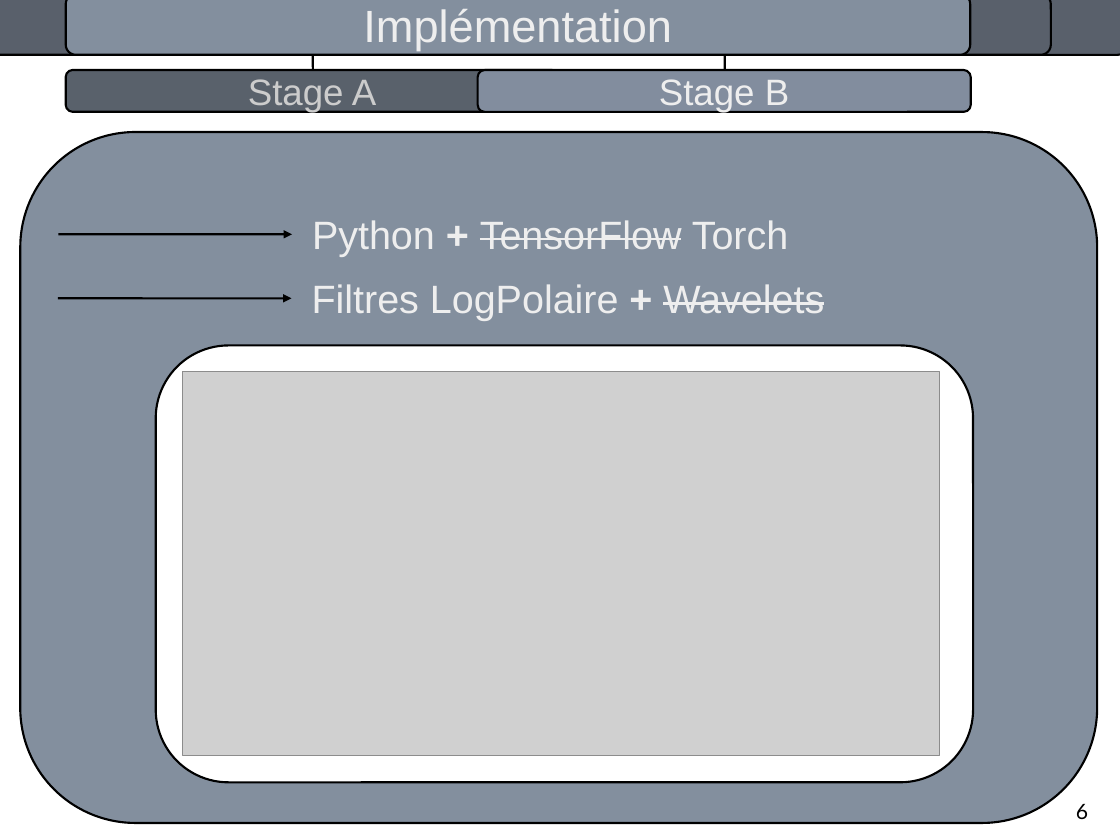
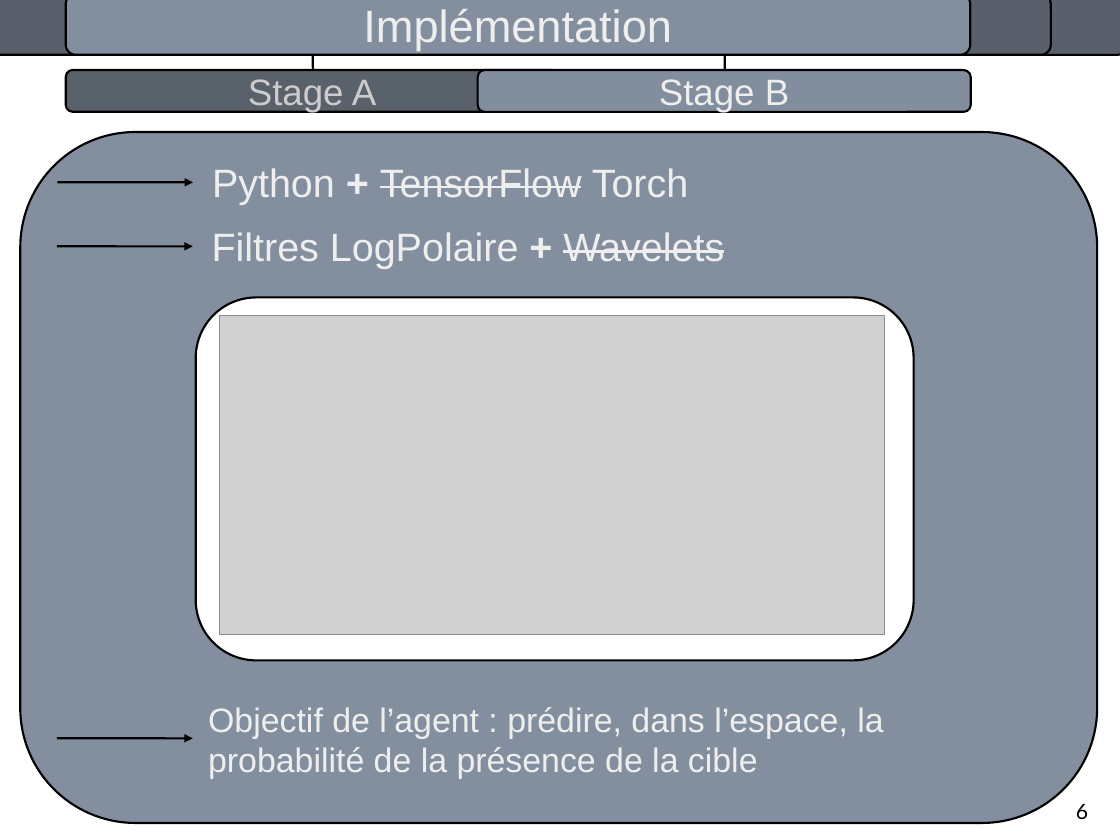
Before and after one commit to pierrealbiges/ActiveVision, a slide deck: slide 10 of LabBooks/Pres_orale.odp. Drawn at 1120x840 pixels with LibreOffice and Linux fonts; fonts in the diff are those of the drawing; grey boxes stand for pictures. Boxes give left, top, right and bottom in pixels: in the first picture for what was removed or moved away, otherwise in the second. Text is boxed around its words. In the diff, an @@ line names an element or a change of style, - is before the commit and + after.

```diff
--- a/LabBooks/Pres_orale.odp
+++ b/LabBooks/Pres_orale.odp
@@ text "Python + TensorFlow Torch": place and size @@
-text "Python + TensorFlow Torch" at box(312, 220, 788, 257)
+text "Python + TensorFlow Torch" at box(212, 168, 688, 205)
@@ arrow moved from (58, 235) - (292, 235) to (57, 182) - (193, 182) @@
@@ text "Filtres LogPolaire + Wavelets": place and size @@
-text "Filtres LogPolaire + Wavelets" at box(312, 284, 824, 321)
+text "Filtres LogPolaire + Wavelets" at box(212, 232, 724, 269)
@@ arrow moved from (58, 299) - (292, 299) to (57, 246) - (193, 246) @@
@@ rounded rectangle: place and size @@
-rounded rectangle at box(155, 346, 974, 783)
+rounded rectangle at box(196, 298, 915, 661)
@@ picture: place and size @@
-picture at box(183, 372, 940, 756)
+picture at box(220, 316, 885, 635)
@@ text added at box(208, 707, 883, 779), 24 pt, text #EEEEEE @@
+Objectif de l’agent : prédire, dans l’espace, la probabilité de la présence de la cible
@@ arrow added from (57, 739) to (193, 739), #000000 1.5 pt @@
```
Also in this commit, not shown: 9 other slides changed, 1 slide added, 1 other file.
